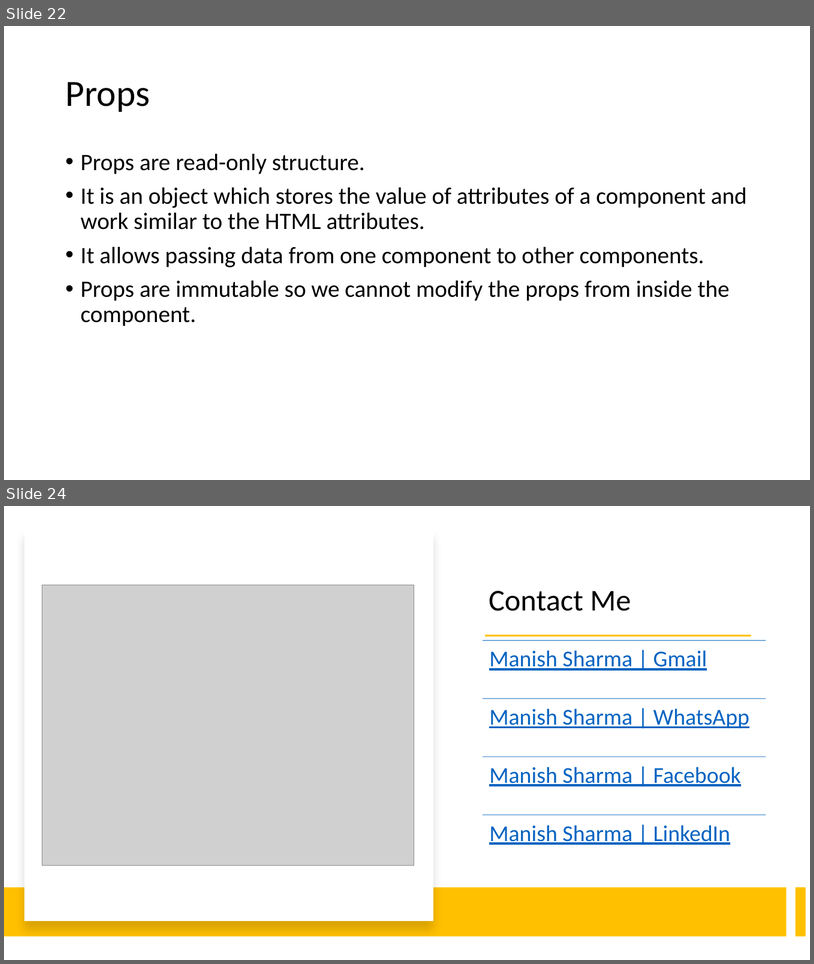
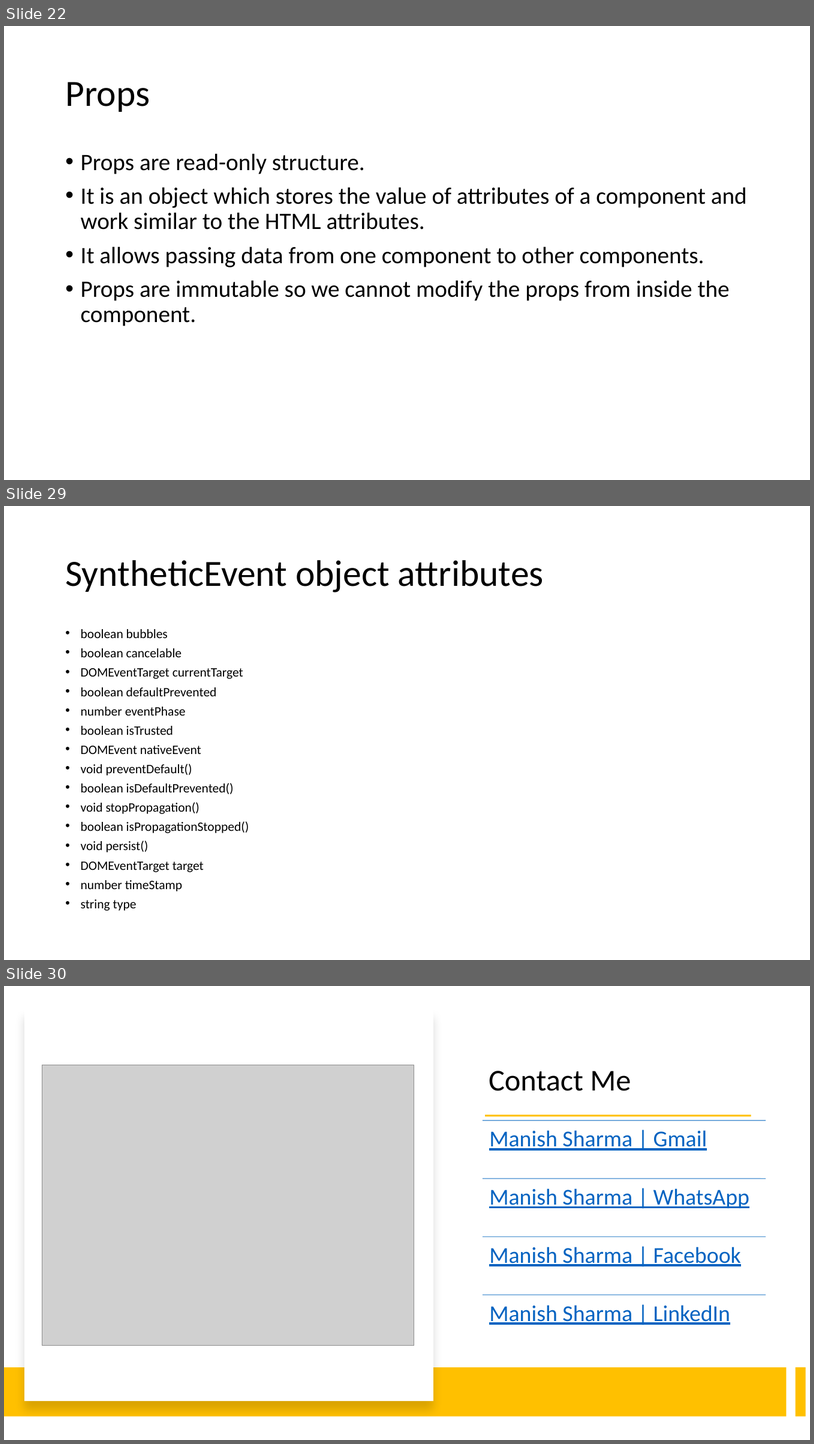
Before and after one commit to explore-with-manish/im-jan24, a slide deck: React/Notes/React.pptx. Shown one above the other, each under a label of ours: slides 22 and 24 before the commit, slides 22, 29 and 30 after it; the slides between them are not shown. The pictures are 814x964 and 814x1444 pixels, drawn with LibreOffice and Linux fonts; fonts in the diff are those of the drawing; grey boxes stand for pictures. Boxes give left, top, right and bottom in pixels: in the first picture for what was removed or moved away, otherwise in the second. Text is boxed around its words. In the diff, an @@ line names an element or a change of style, - is before the commit and + after.

Commit message:
Events

```diff
--- a/React/Notes/React.pptx
+++ b/React/Notes/React.pptx
@@ slide 29 added at (4, 506, 810, 960), background #FFFFFF @@
@@ title added at (65, 560, 544, 592), 44 pt, text #000000 @@
+SyntheticEvent object attributes
@@ text added at (81, 629, 249, 910), 15.4 pt, text #000000 @@
+• boolean bubbles
+• boolean cancelable
+• DOMEventTarget currentTarget
+• boolean defaultPrevented
+• number eventPhase
+• boolean isTrusted
+• DOMEvent nativeEvent
+• void preventDefault()
+• boolean isDefaultPrevented()
+• void stopPropagation()
+• boolean isPropagationStopped()
+• void persist()
+• DOMEventTarget target
+• number timeStamp
+• string type
@@ what was slide 24 is now slide 30 @@
```
Also in this commit, not shown: 5 other slides added, 3 other files.
